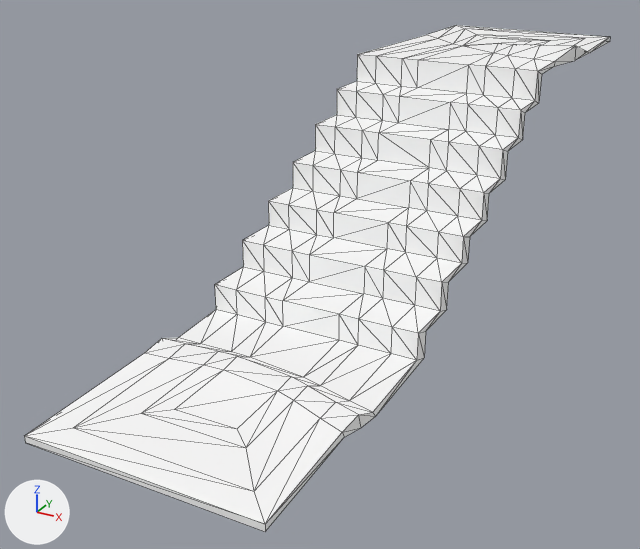
One commit to the glTF model assets/synty/simple_fantasy_interiors/models/SM_Prop_Rug_Stairs_Creased_03.glb: the scene before it, then after it.
Before and after are seen from a camera (50 mm lens) standing at (0.0682, -0.1239, 0.0226) and looking at (0.0182, -0.0328, -0.0229). Arrows for +X, +Y and +Z are at lower left; the lights stay in place. Mesh edges are drawn as thin lines.

Objects in the first picture: 'SM_Prop_Rug_Stairs_Creased_03'.
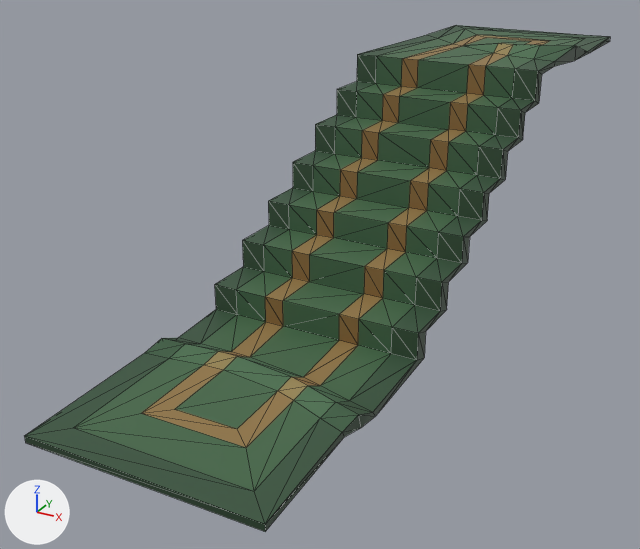
Patch to the scene script:
```diff
--- a/assets/synty/simple_fantasy_interiors/models/SM_Prop_Rug_Stairs_Creased_03.glb.py
+++ b/assets/synty/simple_fantasy_interiors/models/SM_Prop_Rug_Stairs_Creased_03.glb.py
@@ img_simplefantasyinteriorstexture @@
+img_simplefantasyinteriorstexture = load_image('SimpleFantasyInteriorsTexture', '_unpacked/SimpleFantasyInteriorsTexture', 1024, 1024, 'sRGB')
@@ mat_lambert1 @@
 mat_lambert1 = principled_material('lambert1')
-mat_lambert1.base_color = (1.0, 1.0, 1.0)  # white #ffffff
+mat_lambert1.texture = img_simplefantasyinteriorstexture
 mat_lambert1.roughness = 0.553
```

What differs and where, as boxes (x1, y1, x2, y2) in the pictures (640 x 549 px):
'SM_Prop_Rug_Stairs_Creased_03', surface changed (white to green): (25, 25, 610, 532) in both
